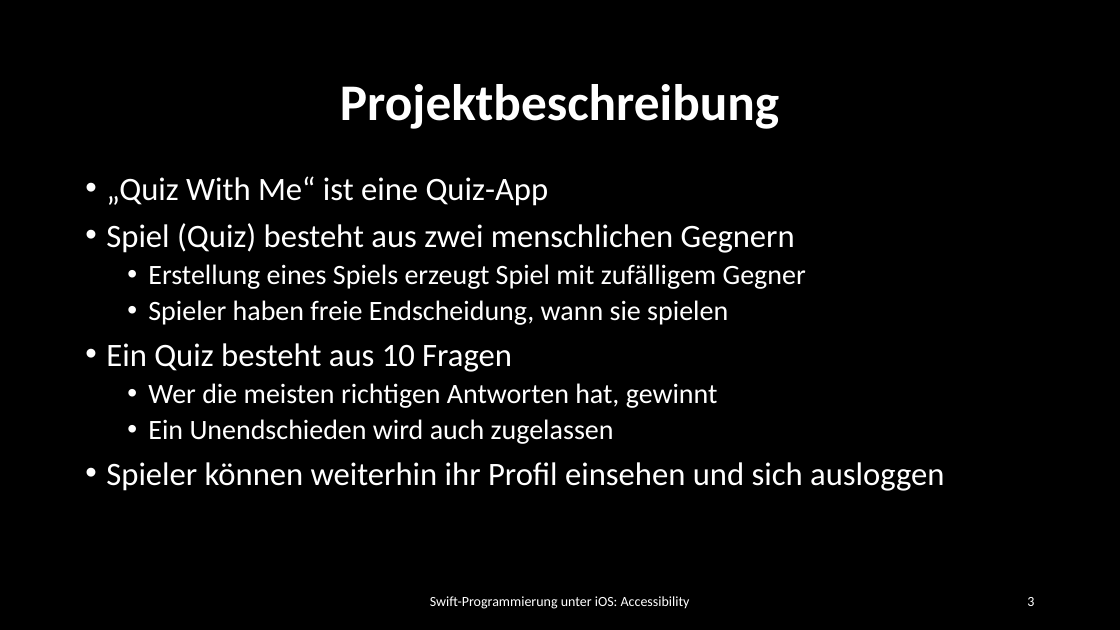
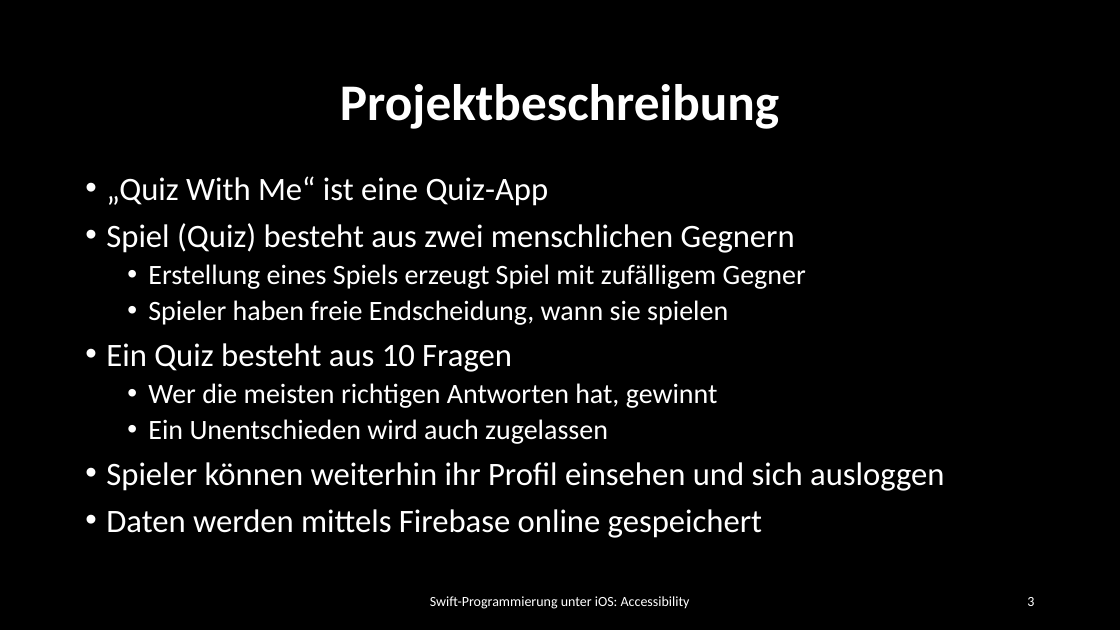
Before and after one commit to dspengler99/Quiz-With-Me, a slide deck: slide 4 of Präsentation/Quiz With Me.pptx. Drawn at 1120x630 pixels with LibreOffice and Linux fonts; fonts in the diff are those of the drawing; background and template pictures are left out. Boxes give left, top, right and bottom in pixels: in the first picture for what was removed or moved away, otherwise in the second. Text is boxed around its words. In the diff, an @@ line names an element or a change of style, - is before the commit and + after.

```diff
--- a/Präsentation/Quiz With Me.pptx
+++ b/Präsentation/Quiz With Me.pptx
@@ text at [148,419,608,444]: text changed @@
-  • Ein Unendschieden wird auch zugelassen
+  • Ein Unentschieden wird auch zugelassen
@@ text at [106,509,762,538]: paragraph added @@
+• Daten werden mittels Firebase online gespeichert
```
Also in this commit, not shown: 4 other slides changed, 5 slides removed.
